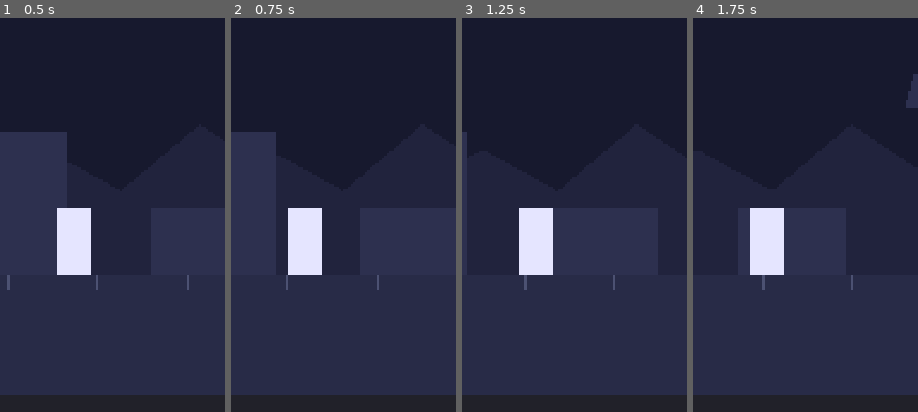
Above: before the commit, frames 1-4 (left to right).
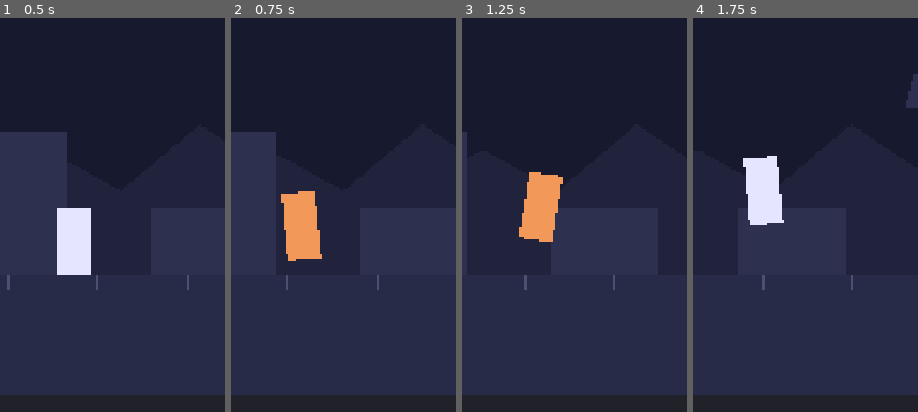
Above: after the commit, the same moments.

Repository: DavidGiangiacomo/somnambule
Game: Godot game, scene res://scenes/main.tscn
Two runs of this game, one before a commit and one after it. Both use one fixed random seed, a clock stepped at 60 frames per second and the inputs below.
Inputs (mouse positions are % of the whole screen's width and height, from its top left):
- Up to frame 1 (0.5 s): no input
- Up to frame 2 (0.75 s): move the mouse to (72, 44) at 0.52 s; click (72, 44) at 0.67 s
- Up to frame 3 (1.25 s): no input
- Up to frame 4 (1.75 s): move the mouse to (30, 54) at 1.27 s; click (30, 54) at 1.42 s
The pictures show only the part of the screen within x 0-50%, y 12-61%; the shares and areas given below are measured in that part.

Frame 1 is identical in both runs. In frame 2, 3.3% of the frame differs, in the area x 22-41%, y 43-66%; in frame 3, 3.9%; in frame 4, 3.9%, in the area x 22-41%, y 35-66%.

Commit message:
Ajoute l'enjambée : parfaite, maladroite, trébuchement (#9)
Toucher l'écran fait enjamber le prochain obstacle. Dans la fenêtre
parfaite (150 ms avant l'obstacle) : saut haut et doré. Trop tôt, ou
jusqu'à 100 ms après le contact : saut bas et balancé, orange. Sans
toucher : le dormeur bascule en avant puis se relève.

Le dormeur émet enjambee(parfaite) et trebuchement, pour les coûts de
profondeur de #10. La scène principale laisse passer les touchers.

Co-Authored-By: Claude Opus 5.5 <noreply@anthropic.com>

Diff:
--- a/data/balance.json
+++ b/data/balance.json
@@ -17,6 +17,7 @@
   },
   "enjambee": {
     "fenetre_parfaite_ms": 150,
+    "tolerance_retard_ms": 100,
     "cout_profondeur_pourcent": {
       "parfaite": 3,
       "maladroite": 15,
--- a/project.godot
+++ b/project.godot
@@ -24,6 +24,10 @@
 window/stretch/aspect="keep_width"
 window/handheld/orientation=1
 
+[input_devices]
+
+pointing/emulate_touch_from_mouse=true
+
 [layer_names]
 
 2d_physics/layer_1="dormeur"
--- a/scenes/main.tscn
+++ b/scenes/main.tscn
@@ -10,6 +10,7 @@
 anchor_bottom = 1.0
 grow_horizontal = 2
 grow_vertical = 2
+mouse_filter = 2
 
 [node name="Panneau" type="ColorRect" parent="."]
 layout_mode = 1
--- a/scripts/dormeur.gd
+++ b/scripts/dormeur.gd
@@ -1,17 +1,133 @@
 extends Area2D
-## Le dormeur. Pour l'instant il ne sait que détecter les obstacles : il rougit
-## un instant quand l'un d'eux le touche. L'enjambée arrive avec l'issue #9.
+## Le dormeur. Il avance seul ; le seul geste du joueur est de toucher l'écran
+## pour lui faire enjamber le prochain obstacle.
+##
+## - Toucher dans la fenêtre parfaite, juste avant l'obstacle : enjambée
+##   parfaite (saut haut et net, éclat doré).
+## - Toucher trop tôt ou un peu trop tard : enjambée maladroite (saut bas, il
+##   se balance, teinte orange).
+## - Ne pas toucher : trébuchement (il bascule en avant puis se relève).
+
+signal enjambee(parfaite: bool)
+signal trebuchement
+
+enum Etat { MARCHE, PRET, SAUT, CHUTE }
 
 const COULEUR := Color(0.9, 0.9, 1.0)
-const COULEUR_TOUCHE := Color(0.95, 0.3, 0.3)
+const COULEUR_PARFAITE := Color(1.0, 0.9, 0.4)
+const COULEUR_MALADROITE := Color(0.95, 0.6, 0.35)
+const COULEUR_CHUTE := Color(0.6, 0.5, 0.85)
+
+const DUREE_SAUT_S := 0.7
+const HAUTEUR_PARFAITE := 220.0
+const HAUTEUR_MALADROITE := 130.0
+# Après un toucher trop tôt, le saut part ce délai avant l'obstacle.
+const AVANCE_SAUT_S := 0.1
+
+var etat := Etat.MARCHE
+var vitesse: float  # pixels par seconde
+var fenetre_parfaite_s: float
+var tolerance_retard_s: float
+
+# L'obstacle que le dormeur s'est engagé à enjamber : il ne le fera pas trébucher.
+var _obstacle_vise: Area2D = null
 
 @onready var corps: Polygon2D = $Corps
 
 
 func _ready() -> void:
-	area_entered.connect(_sur_obstacle)
+	var balance := Balance.donnees()
+	vitesse = balance["defilement"]["vitesse_px_s"]
+	fenetre_parfaite_s = balance["enjambee"]["fenetre_parfaite_ms"] / 1000.0
+	tolerance_retard_s = balance["enjambee"]["tolerance_retard_ms"] / 1000.0
+	area_entered.connect(_sur_contact)
 
 
-func _sur_obstacle(_obstacle: Area2D) -> void:
-	corps.color = COULEUR_TOUCHE
-	create_tween().tween_property(corps, "color", COULEUR, 0.4)
+func _process(_delta: float) -> void:
+	if etat == Etat.PRET and _temps_avant(_obstacle_vise) <= AVANCE_SAUT_S:
+		_sauter(false)
+
+
+## Le joueur a touché l'écran. `obstacle` est le prochain obstacle, ou null
+## s'il n'y en a aucun à l'écran.
+func toucher(obstacle: Area2D) -> void:
+	if etat != Etat.MARCHE:
+		return
+
+	if obstacle == null:
+		# Un pas dans le vide : maladroit, et il ne protège de rien.
+		enjambee.emit(false)
+		_sauter(false)
+		return
+
+	_obstacle_vise = obstacle
+	var temps := _temps_avant(obstacle)
+	if temps > fenetre_parfaite_s:
+		# Trop tôt : il enjambera maladroitement, le moment venu.
+		etat = Etat.PRET
+		enjambee.emit(false)
+		_sursauter()
+	else:
+		# Dans la fenêtre : parfait. Après le contact : rattrapé de justesse.
+		var parfaite := temps >= 0.0
+		enjambee.emit(parfaite)
+		_sauter(parfaite)
+
+
+## Secondes avant que l'obstacle n'atteigne le dormeur (négatif s'il le touche déjà).
+func _temps_avant(obstacle: Area2D) -> float:
+	return (obstacle.global_position.x - global_position.x) / vitesse
+
+
+func _sur_contact(obstacle: Area2D) -> void:
+	# Courte tolérance : un toucher un peu tardif sauve encore le dormeur.
+	await get_tree().create_timer(tolerance_retard_s).timeout
+	if obstacle != _obstacle_vise and etat != Etat.CHUTE:
+		_trebucher()
+
+
+func _sursauter() -> void:
+	corps.color = COULEUR_MALADROITE
+	corps.scale.y = 0.85
+	create_tween().tween_property(corps, "scale:y", 1.0, 0.15)
+
+
+func _sauter(parfaite: bool) -> void:
+	etat = Etat.SAUT
+	corps.color = COULEUR_PARFAITE if parfaite else COULEUR_MALADROITE
+	var hauteur := HAUTEUR_PARFAITE if parfaite else HAUTEUR_MALADROITE
+
+	var saut := create_tween()
+	saut.tween_property(corps, "position:y", -hauteur, DUREE_SAUT_S / 2) \
+			.set_trans(Tween.TRANS_QUAD).set_ease(Tween.EASE_OUT)
+	saut.tween_property(corps, "position:y", 0.0, DUREE_SAUT_S / 2) \
+			.set_trans(Tween.TRANS_QUAD).set_ease(Tween.EASE_IN)
+	saut.tween_callback(_reprendre_la_marche)
+
+	if not parfaite:
+		# Il se balance : en arrière, en avant, puis se redresse.
+		var balancement := create_tween()
+		balancement.tween_property(corps, "rotation", -0.3, DUREE_SAUT_S * 0.3)
+		balancement.tween_property(corps, "rotation", 0.25, DUREE_SAUT_S * 0.4)
+		balancement.tween_property(corps, "rotation", 0.0, DUREE_SAUT_S * 0.3)
+
+
+func _trebucher() -> void:
+	etat = Etat.CHUTE
+	trebuchement.emit()
+	corps.color = COULEUR_CHUTE
+
+	# Il bascule en avant sur la pointe des pieds, reste un instant, se relève.
+	var chute := create_tween()
+	chute.tween_property(corps, "rotation", 1.3, 0.3) \
+			.set_trans(Tween.TRANS_BACK).set_ease(Tween.EASE_OUT)
+	chute.tween_interval(0.35)
+	chute.tween_property(corps, "rotation", 0.0, 0.45) \
+			.set_trans(Tween.TRANS_SINE).set_ease(Tween.EASE_IN_OUT)
+	chute.tween_callback(_reprendre_la_marche)
+
+
+func _reprendre_la_marche() -> void:
+	etat = Etat.MARCHE
+	_obstacle_vise = null
+	create_tween().tween_property(corps, "color", COULEUR, 0.2)
--- a/scripts/generateur_obstacles.gd
+++ b/scripts/generateur_obstacles.gd
@@ -44,6 +44,17 @@
 			_reserve.append(obstacle)
 
 
+## Renvoie l'obstacle le plus proche à droite de x_min, ou null s'il n'y en a pas.
+func prochain(x_min: float) -> Area2D:
+	var plus_proche: Area2D = null
+	for obstacle in _actifs:
+		if obstacle.position.x < x_min:
+			continue
+		if plus_proche == null or obstacle.position.x < plus_proche.position.x:
+			plus_proche = obstacle
+	return plus_proche
+
+
 func _sur_minuteur() -> void:
 	# Si la réserve est vide (intervalles très courts), on l'agrandit.
 	var obstacle: Area2D = _reserve.pop_back() if not _reserve.is_empty() else _creer_obstacle()
--- a/scripts/runner.gd
+++ b/scripts/runner.gd
@@ -7,9 +7,20 @@
 
 var vitesse: float  # pixels par seconde
 
+@onready var dormeur: Area2D = $Dormeur
+@onready var obstacles: Node2D = $Obstacles
+
 
 func _ready() -> void:
 	vitesse = Balance.donnees()["defilement"]["vitesse_px_s"]
 	for enfant in get_children():
 		if enfant is Parallax2D:
 			enfant.autoscroll.x = -vitesse * enfant.scroll_scale.x
+
+
+func _unhandled_input(event: InputEvent) -> void:
+	# Toucher n'importe où : le dormeur enjambe le prochain obstacle. Un
+	# obstacle qui vient de le toucher compte encore, le temps de la tolérance.
+	if event is InputEventScreenTouch and event.pressed:
+		var x_min: float = dormeur.position.x - dormeur.tolerance_retard_s * vitesse
+		dormeur.toucher(obstacles.prochain(x_min))
Not shown, changed: data/README.md
